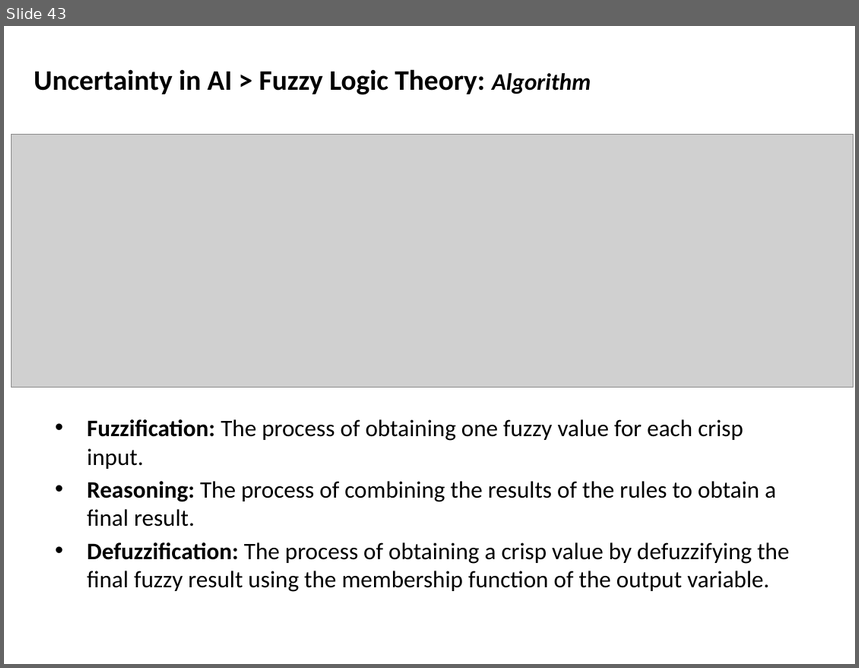
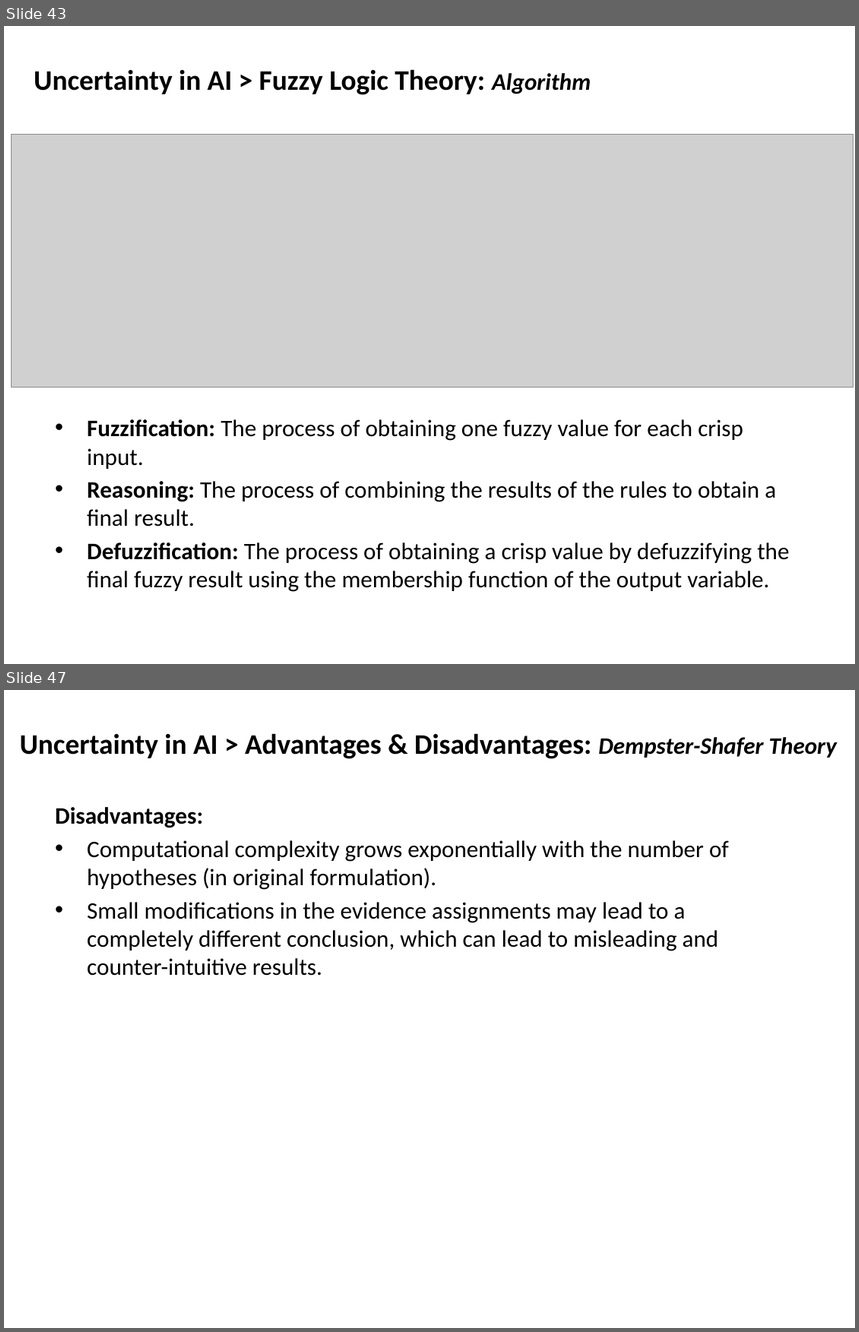
Before and after one commit to mshayganfar/CompExam1, a slide deck: presentation/PhD-comprehensive-exam.pptx. Shown one above the other, each under a label of ours: slide 43 before the commit, slides 43 and 47 after it; the slides between them are not shown. The pictures are 859x668 and 859x1332 pixels, drawn with LibreOffice and Linux fonts; fonts in the diff are those of the drawing; grey boxes stand for pictures. Boxes give left, top, right and bottom in pixels: in the first picture for what was removed or moved away, otherwise in the second. Text is boxed around its words. In the diff, an @@ line names an element or a change of style, - is before the commit and + after.

Commit message:
Advantages & disadvantages

```diff
--- a/presentation/PhD-comprehensive-exam.pptx
+++ b/presentation/PhD-comprehensive-exam.pptx
@@ slide 47 added at [4,690,855,1328], background #FFFFFF @@
@@ text added at [20,733,837,759], 24 pt, text #000000, bold @@
+Uncertainty in AI > Advantages & Disadvantages: Dempster-Shafer Theory
@@ text added at [55,807,729,976], 20 pt, text #000000 @@
+Disadvantages:
+• Computational complexity grows exponentially with the number of hypotheses (in original formulation).
+• Small modifications in the evidence assignments may lead to a completely different conclusion, which can lead to misleading and counter-intuitive results.
```
Also in this commit, not shown: 1 slide changed, 4 other slides added.
